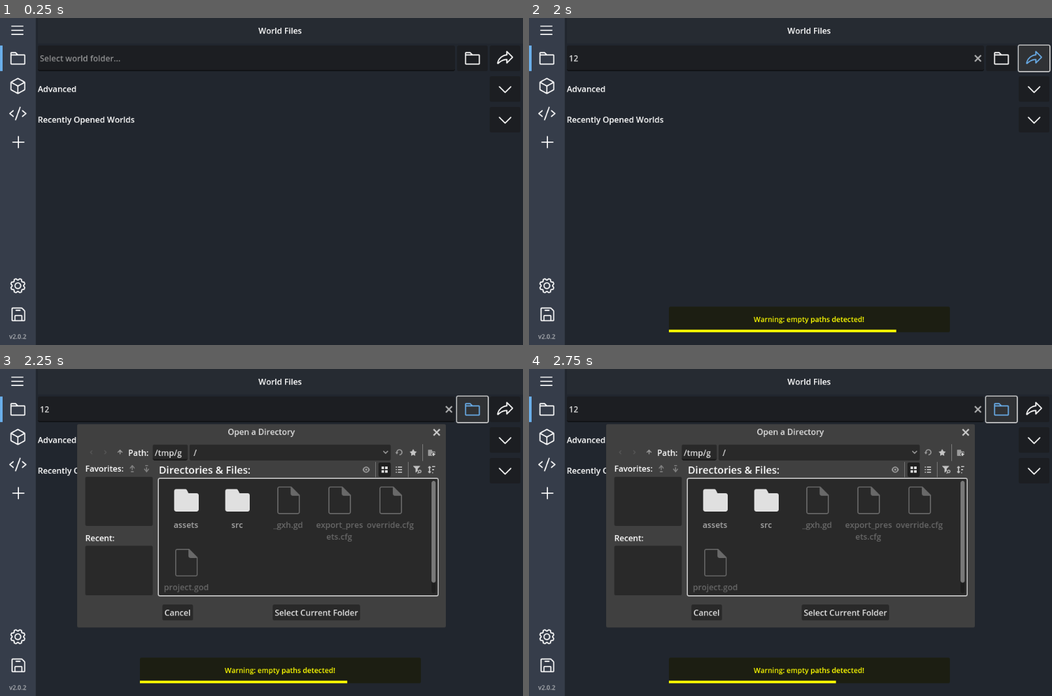
Above: before the commit, frames 1-4 (two rows, left to right).
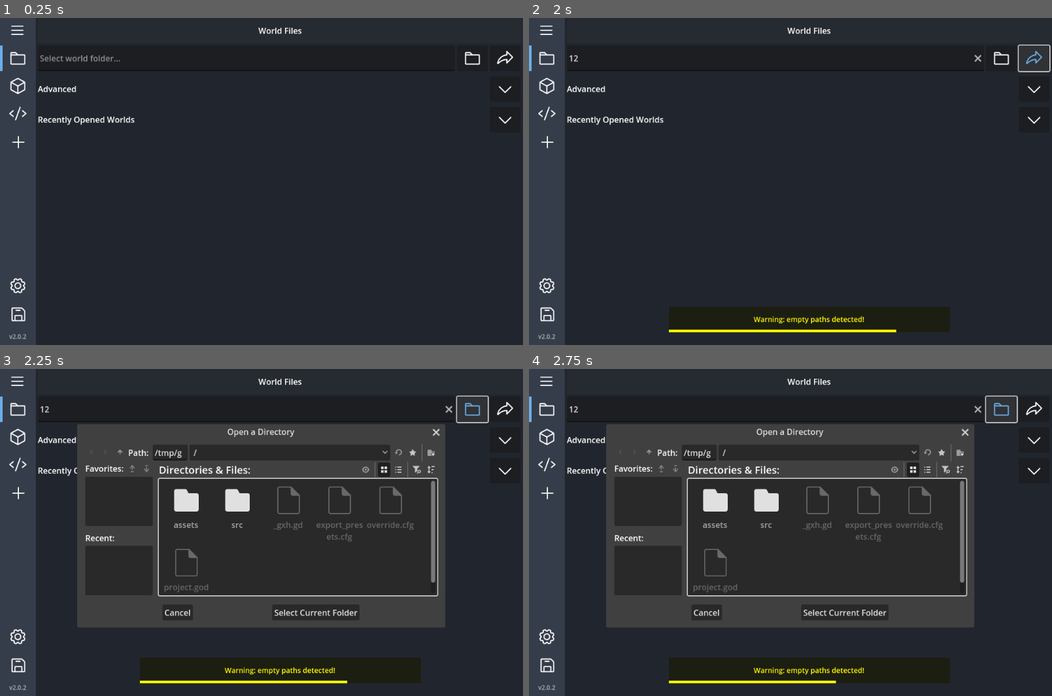
Above: after the commit, the same moments.

Repository: DragonTech26/BDSAddonManager
Game: Godot game, scene res://src/scenes/main.tscn
Same seed, same stepped clock (60 frames per second), same inputs: the game is played once before the commit and once after it.
Inputs (mouse positions are in pixels of both pictures, inside the frame that each line leads up to):
- Up to frame 1 (0.25 s): no input
- Up to frame 2 (2 s): click (774, 57) at 0.52 s; type "12" at 0.6 s; click (1036, 57) at 1.25 s
- Up to frame 3 (2.25 s): click (470, 408) at 2 s
- Up to frame 4 (2.75 s): no input

Frames 1-2 are identical in both runs. In frame 3, 0.7% of the frame differs, in the area x 43-86%, y 17-79%; in frame 4, 0.7%.
Error in both runs: Cannot call method 'get_current_dir' on a null value. (res://src/scripts/world_files_page.gd:21)

Commit message:
Refactored world files page to be more dynamic and adding a scrollcontainer

Diff:
--- a/src/scenes/main.tscn
+++ b/src/scenes/main.tscn
@@ -17,7 +17,6 @@
 [ext_resource type="Texture2D" uid="uid://cs2v2xpasrnty" path="res://assets/graphics/caret.svg" id="11_p1ia5"]
 [ext_resource type="Script" uid="uid://dymngp2e585j4" path="res://src/scripts/version_label.gd" id="12_tyryd"]
 [ext_resource type="Texture2D" uid="uid://crvwtgx6aaqua" path="res://assets/graphics/goto.svg" id="13_ccybt"]
-[ext_resource type="PackedScene" uid="uid://cknk70xro36qb" path="res://src/scenes/recent_world_item.tscn" id="14_50ugh"]
 [ext_resource type="Script" uid="uid://50hmej7hache" path="res://src/scripts/folder_picker.gd" id="15_50ugh"]
 [ext_resource type="Script" uid="uid://bky1k6vw3mexl" path="res://src/scripts/resource_packs_page.gd" id="16_htxff"]
 [ext_resource type="Texture2D" uid="uid://o68a4ig6fr4" path="res://assets/graphics/icons/icon.png" id="17_lcp4o"]
@@ -529,6 +528,7 @@
 
 [node name="RecentDropdown" type="VBoxContainer" parent="HBoxContainer/Body/Pages/MarginContainer/WorldFilesPage/VBoxContainer"]
 layout_mode = 2
+size_flags_vertical = 3
 script = ExtResource("10_24j03")
 
 [node name="Header" type="HBoxContainer" parent="HBoxContainer/Body/Pages/MarginContainer/WorldFilesPage/VBoxContainer/RecentDropdown"]
@@ -565,27 +565,26 @@
 [node name="Content" type="VBoxContainer" parent="HBoxContainer/Body/Pages/MarginContainer/WorldFilesPage/VBoxContainer/RecentDropdown"]
 visible = false
 layout_mode = 2
-
-[node name="HBoxContainer" type="VBoxContainer" parent="HBoxContainer/Body/Pages/MarginContainer/WorldFilesPage/VBoxContainer/RecentDropdown/Content"]
-layout_mode = 2
-
-[node name="NoRecentsLabel" type="RichTextLabel" parent="HBoxContainer/Body/Pages/MarginContainer/WorldFilesPage/VBoxContainer/RecentDropdown/Content/HBoxContainer"]
+size_flags_vertical = 3
+
+[node name="MessageLabel" type="RichTextLabel" parent="HBoxContainer/Body/Pages/MarginContainer/WorldFilesPage/VBoxContainer/RecentDropdown/Content"]
 visible = false
 layout_mode = 2
-text = "No recent worlds...yet"
+size_flags_horizontal = 3
+size_flags_vertical = 3
 fit_content = true
-
-[node name="Recent1" parent="HBoxContainer/Body/Pages/MarginContainer/WorldFilesPage/VBoxContainer/RecentDropdown/Content/HBoxContainer" instance=ExtResource("14_50ugh")]
-layout_mode = 2
-
-[node name="Recent2" parent="HBoxContainer/Body/Pages/MarginContainer/WorldFilesPage/VBoxContainer/RecentDropdown/Content/HBoxContainer" instance=ExtResource("14_50ugh")]
-layout_mode = 2
-
-[node name="Recent3" parent="HBoxContainer/Body/Pages/MarginContainer/WorldFilesPage/VBoxContainer/RecentDropdown/Content/HBoxContainer" instance=ExtResource("14_50ugh")]
-layout_mode = 2
-
-[node name="Recent4" parent="HBoxContainer/Body/Pages/MarginContainer/WorldFilesPage/VBoxContainer/RecentDropdown/Content/HBoxContainer" instance=ExtResource("14_50ugh")]
-layout_mode = 2
+horizontal_alignment = 1
+
+[node name="ScrollContainer" type="ScrollContainer" parent="HBoxContainer/Body/Pages/MarginContainer/WorldFilesPage/VBoxContainer/RecentDropdown/Content"]
+layout_mode = 2
+size_flags_vertical = 3
+follow_focus = true
+horizontal_scroll_mode = 0
+
+[node name="VBoxContainer" type="VBoxContainer" parent="HBoxContainer/Body/Pages/MarginContainer/WorldFilesPage/VBoxContainer/RecentDropdown/Content/ScrollContainer"]
+layout_mode = 2
+size_flags_horizontal = 3
+size_flags_vertical = 3
 
 [node name="FolderPicker" type="FileDialog" parent="HBoxContainer/Body/Pages/MarginContainer/WorldFilesPage"]
 oversampling_override = 1.0
--- a/src/scripts/reset_button.gd
+++ b/src/scripts/reset_button.gd
@@ -60,9 +60,10 @@
 	behavior_pack_path.editable = true
 	behavior_pack_path.text = ""
 
-	var container: VBoxContainer = $"../../../../WorldFilesPage/VBoxContainer/RecentDropdown/Content/HBoxContainer"
+	var container: VBoxContainer = $"../../../../WorldFilesPage/VBoxContainer/RecentDropdown/Content/ScrollContainer/VBoxContainer"
+
 	for slot in container.get_children():
-		if slot.name.begins_with("Recent"):
+		if slot.has_method("set_enabled"):
 			slot.set_enabled(true)
 
 	var validate_button: Button = $"../../../../WorldFilesPage/VBoxContainer/HBoxContainer/ValidateButton"
--- a/src/scripts/world_files_page.gd
+++ b/src/scripts/world_files_page.gd
@@ -7,7 +7,7 @@
 @onready var resource_pack_path: LineEdit = $VBoxContainer/AdvancedDropdown/Content/HBoxContainer/ResourcePackLine
 @onready var behavior_pack_path: LineEdit = $VBoxContainer/AdvancedDropdown/Content/HBoxContainer2/BehaviorPackLine
 @onready var titlebar: RichTextLabel = $"../../../Topbar/Titlebar/HeaderLabel"
-
+@onready var recent_world_item_scene: PackedScene = preload("res://src/scenes/recent_world_item.tscn")
 
 # Main functions
 func _ready():
@@ -65,9 +65,9 @@
 	Global.WorldBehaviorPackPath = bp_dir
 
 	GetWorldName()
-	DisableInput()
 	LoadRecentWorlds.add_recent_world(Global.WorldName, world_dir, rp_dir, bp_dir)
 	GetRecentWorldsList()
+	DisableInput()
 
 	var parser: JsonParser = JsonParser.new()
 	parser.ReadData()
@@ -109,40 +109,41 @@
 	bp_file_btn.disabled = true
 	validate_btn.disabled = true
 
-	# Disable recent-world Edit/Remove buttons
-	var container: VBoxContainer = $VBoxContainer/RecentDropdown/Content/HBoxContainer
-	for slot in container.get_children():
-		if slot.name.begins_with("Recent"):
+	# Disable recent-world buttons
+	var recent_container: VBoxContainer = $VBoxContainer/RecentDropdown/Content/ScrollContainer/VBoxContainer
+
+	for slot in recent_container.get_children():
+		if slot.has_method("set_enabled"):
 			slot.set_enabled(false)
 
 
 func GetRecentWorldsList():
 	var rw_list: Array = LoadRecentWorlds.recent_worlds
-	var container: VBoxContainer = $VBoxContainer/RecentDropdown/Content/HBoxContainer
+	var container: VBoxContainer = $VBoxContainer/RecentDropdown/Content/ScrollContainer/VBoxContainer
+	var label: RichTextLabel = $VBoxContainer/RecentDropdown/Content/MessageLabel
 
-	var slots: Array = []
 	for child in container.get_children():
-		if child.name.begins_with("Recent"):
-			slots.append(child)
+		child.queue_free()
 
-	for slot in slots:
-		slot.visible = false
+	for i in rw_list.size():
+		var data = rw_list[i]
+		var slot = recent_world_item_scene.instantiate()
 
-	for i in range(min(rw_list.size(), slots.size())):
-		var data = rw_list[i]
-		var slot = slots[i]
-
-		slot.visible = true
+		container.add_child(slot)
 		slot.index = i
 
-		# Connect button signals
-		if not slot.edit_pressed.is_connected(_on_recent_edit_pressed):
-			slot.edit_pressed.connect(_on_recent_edit_pressed)
-		if not slot.delete_pressed.is_connected(_on_recent_delete_pressed):
-			slot.delete_pressed.connect(_on_recent_delete_pressed)
+		# Connect signals once per instance
+		slot.edit_pressed.connect(_on_recent_edit_pressed)
+		slot.delete_pressed.connect(_on_recent_delete_pressed)
 
 		slot.get_node("Background/VBoxContainer/WorldName").text = data.world_name
 		slot.get_node("Background/VBoxContainer/WorldFilePath").text = data.location_on_disk
+
+	if rw_list.size() <= 0:
+		label.text = "Nothing here...yet!"
+		label.visible = true
+	else:
+		label.visible = false
 
 
 # UI Signal functions
Not shown: 1 places in src/scenes/main.tscn that only renumber resources
